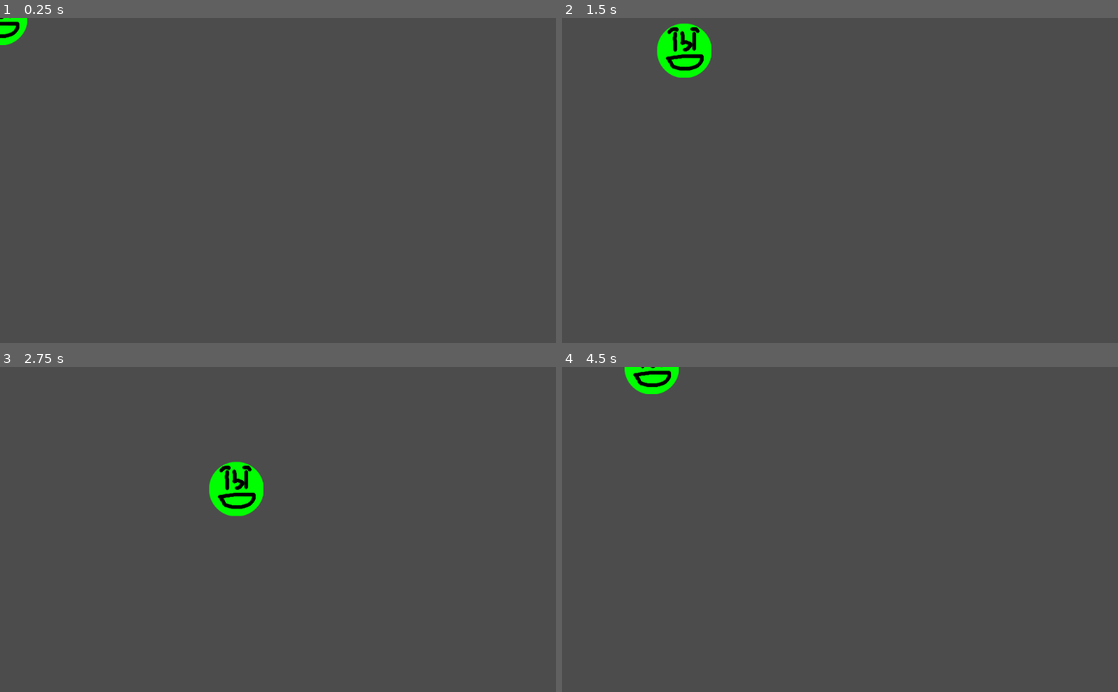
Above: before the commit, frames 1-4 (two rows, left to right).
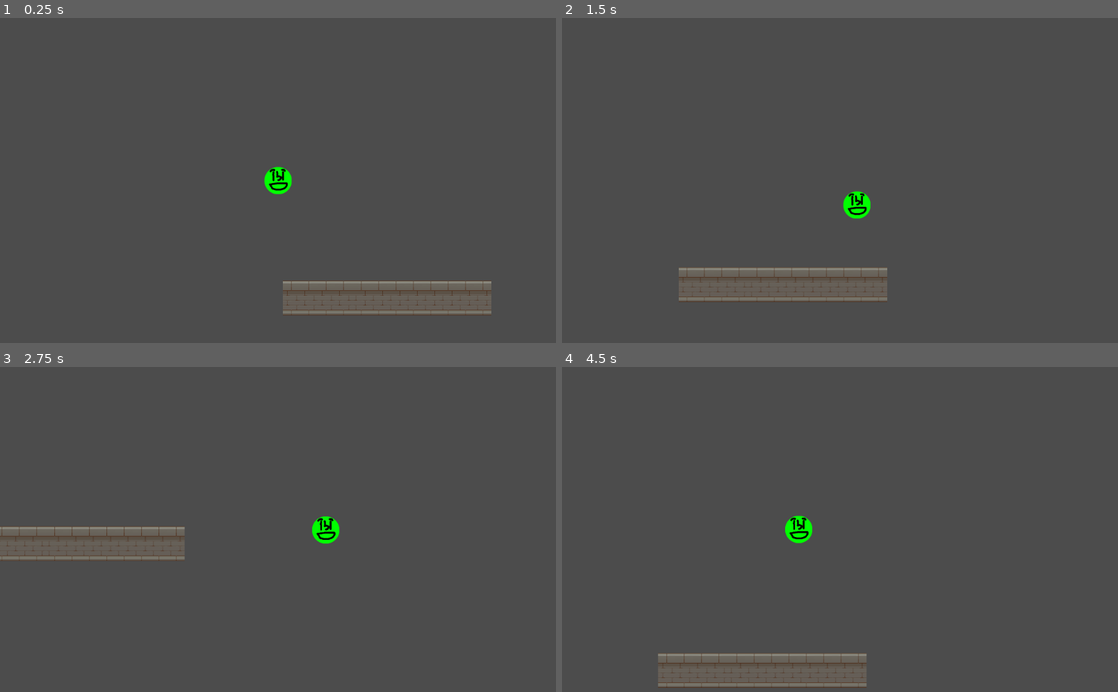
Above: after the commit, the same moments.

Repository: EispriStic/Francis
Game: Godot game, scene res://Scenes/MainScene.tscn
The game is run twice, just before and just after one commit, with the same random seed, the same clock (stepped at 60 frames per second) and the same inputs.
Inputs:
- Up to frame 1 (0.25 s): no input
- Up to frame 2 (1.5 s): tap Enter at 0.5 s; hold D (right) 0.53-1.28 s; hold Shift (sprint, bound only after the commit) 0.53-1.28 s; hold S (down) from 1.28 s (still down); tap Shift (sprint, bound only after the commit) at 1.35 s
- Up to frame 3 (2.75 s): release S (down) at 2.03 s; hold D (right) from 2.03 s (still down); hold Shift (sprint, bound only after the commit) from 2.03 s (still down)
- Up to frame 4 (4.5 s): release D (right) at 2.78 s; release Shift (sprint, bound only after the commit) at 2.78 s; hold Z (up) 2.78-3.53 s; tap Shift (sprint, bound only after the commit) at 2.85, 4.35 s; hold Shift (sprint, bound only after the commit) 3.53-4.28 s; hold Q (left) from 3.53 s (still down)

The runs differ from the first frame. In frame 1, 3.9% of the frame differs, in the area x 0-89%, y 0-92%; in frame 2, 4.8%, in the area x 17-59%, y 1-88%; in frame 3, 4.2%; in frame 4, 4.2%.

Commit message:
Avancement
Mouvements du joueur
Importation de tilesets
Update du readme

Diff:
--- a/Francis/KinematicBody2D.gd
+++ b/Francis/KinematicBody2D.gd
@@ -16,6 +16,9 @@
 		direction.x -= 1
 	elif Input.is_action_pressed("right"):
 		direction.x += 1
-
+	if Input.is_action_pressed("sprint"):
+		speed = 7.5
+	else:
+		speed = 5
 	direction = direction.normalized() * speed
 	move_and_collide(direction)
--- a/Francis/Scenes/MainScene.tscn
+++ b/Francis/Scenes/MainScene.tscn
@@ -1,7 +1,52 @@
-[gd_scene load_steps=2 format=2]
+[gd_scene load_steps=5 format=2]
 
 [ext_resource path="res://Scenes/Player.tscn" type="PackedScene" id=1]
+[ext_resource path="res://Assets/TileMap/TX Tileset Wall.png" type="Texture" id=2]
+
+[sub_resource type="ConvexPolygonShape2D" id=3]
+points = PoolVector2Array( 0, 32, 32, 32, 32, 46, 2, 47 )
+
+[sub_resource type="TileSet" id=2]
+0/name = "TX Tileset Wall.png 0"
+0/texture = ExtResource( 2 )
+0/tex_offset = Vector2( 0, 0 )
+0/modulate = Color( 1, 1, 1, 1 )
+0/region = Rect2( 64, 96, 32, 64 )
+0/tile_mode = 0
+0/occluder_offset = Vector2( 0, 0 )
+0/navigation_offset = Vector2( 0, 0 )
+0/shape_offset = Vector2( 0, 0 )
+0/shape_transform = Transform2D( 1, 0, 0, 1, 0, 0 )
+0/shape = SubResource( 3 )
+0/shape_one_way = false
+0/shape_one_way_margin = 1.0
+0/shapes = [ {
+"autotile_coord": Vector2( 0, 0 ),
+"one_way": false,
+"one_way_margin": 1.0,
+"shape": SubResource( 3 ),
+"shape_transform": Transform2D( 1, 0, 0, 1, 0, 0 )
+} ]
+0/z_index = 0
 
 [node name="MainScene" type="Node2D"]
 
 [node name="Node2D" parent="." instance=ExtResource( 1 )]
+position = Vector2( 103, 103 )
+scale = Vector2( 0.5, 0.5 )
+
+[node name="RemoteTransform2D" type="RemoteTransform2D" parent="Node2D"]
+remote_path = NodePath("../../Camera2D")
+
+[node name="Walls" type="TileMap" parent="."]
+tile_set = SubResource( 2 )
+cell_size = Vector2( 32, 32 )
+cell_half_offset = 3
+format = 1
+tile_data = PoolIntArray( 589828, 536870912, 0, 589829, 536870912, 0, 589830, 536870912, 0, 589831, 536870912, 0, 589832, 0, 0, 589833, 0, 0, 589834, 0, 0, 589835, 0, 0, 589836, 0, 0, 589837, 0, 0, 589838, 0, 0, 589839, 0, 0 )
+
+[node name="Camera2D" type="Camera2D" parent="."]
+position = Vector2( 103, 103 )
+scale = Vector2( 0.5, 0.5 )
+current = true
+smoothing_enabled = true
--- a/Francis/project.godot
+++ b/Francis/project.godot
@@ -10,7 +10,7 @@
 
 [application]
 
-config/name="SoThisIsTheGame"
+config/name="Francis"
 run/main_scene="res://Scenes/MainScene.tscn"
 config/icon="res://icon.png"
 
@@ -36,6 +36,11 @@
 "events": [ Object(InputEventKey,"resource_local_to_scene":false,"resource_name":"","device":0,"alt":false,"shift":false,"control":false,"meta":false,"command":false,"pressed":false,"scancode":68,"physical_scancode":0,"unicode":0,"echo":false,"script":null)
  ]
 }
+sprint={
+"deadzone": 0.5,
+"events": [ Object(InputEventKey,"resource_local_to_scene":false,"resource_name":"","device":0,"alt":false,"shift":false,"control":false,"meta":false,"command":false,"pressed":false,"scancode":16777237,"physical_scancode":0,"unicode":0,"echo":false,"script":null)
+ ]
+}
 
 [physics]
 
Binary file added: Francis/Assets/TileMap/TX Plant.png
Not shown, added: Francis/Assets/TileMap/TX Plant.png.import
Binary file added: Francis/Assets/TileMap/TX Player.png
Not shown, added: Francis/Assets/TileMap/TX Player.png.import
Binary file added: Francis/Assets/TileMap/TX Props.png
Not shown, added: Francis/Assets/TileMap/TX Props.png.import
Binary file added: Francis/Assets/TileMap/TX Shadow Plant.png
Not shown, added: Francis/Assets/TileMap/TX Shadow Plant.png.import
Binary file added: Francis/Assets/TileMap/TX Shadow.png
Not shown, added: Francis/Assets/TileMap/TX Shadow.png.import
Binary file added: Francis/Assets/TileMap/TX Struct.png
Not shown, added: Francis/Assets/TileMap/TX Struct.png.import
(and 7 more such lines)
